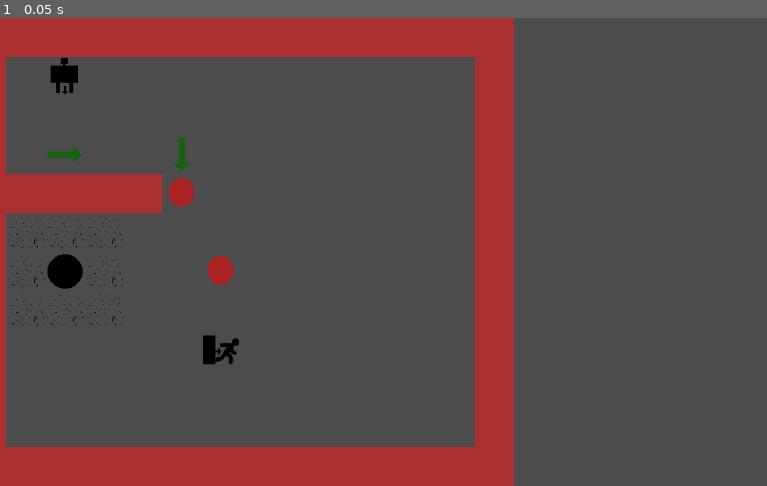
Above: before the commit, frame 1.
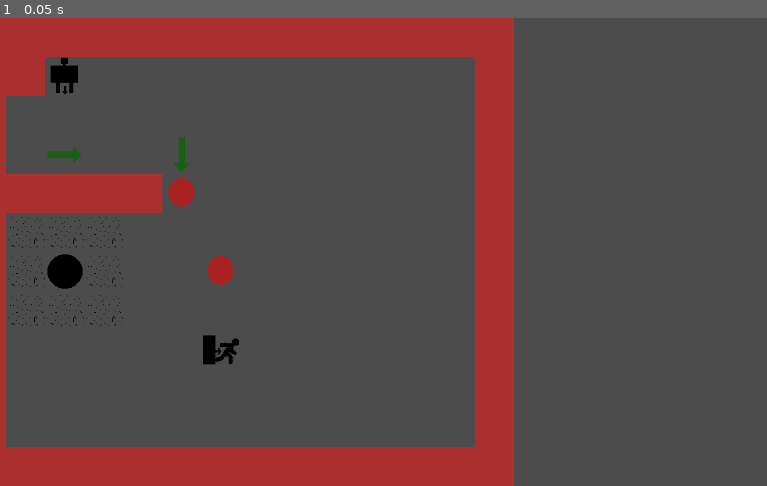
Above: after the commit, the same moment.

Repository: Gorglomux/MazeEscape
Game: Godot game, scene res://Board.tscn
Same seed, same stepped clock (60 frames per second), same inputs: the game is played once before the commit and once after it. The project has no main scene, so this scene is started directly.
Inputs:
- Up to frame 1 (0.05 s): no input

The runs differ from the first frame. In frame 1, 0.4% of the frame differs, in the area x 0-6%, y 8-17%.

Commit message:
add main scene

Diff:
--- a/MazeEscape/Board.tscn
+++ b/MazeEscape/Board.tscn
@@ -2,10 +2,8 @@
 
 [ext_resource path="res://Tileset.tres" type="TileSet" id=1]
 
-[node name="Board" type="Node2D"]
-
-[node name="Board" type="TileMap" parent="."]
+[node name="Board" type="TileMap"]
 tile_set = ExtResource( 1 )
 cell_size = Vector2( 50, 50 )
 format = 1
-tile_data = PoolIntArray( 0, 3, 0, 1, 3, 0, 2, 3, 0, 3, 3, 0, 4, 3, 0, 5, 3, 0, 6, 3, 0, 7, 3, 0, 8, 3, 0, 9, 3, 0, 10, 3, 0, 11, 3, 0, 12, 3, 0, 13, 3, 0, 65536, 3, 0, 65538, 2, 0, 65549, 3, 0, 131072, 3, 0, 131085, 3, 0, 196608, 3, 0, 196610, 6, 0, 196613, -1610612730, 0, 196621, 3, 0, 262144, 3, 0, 262145, …(595 unchanged characters)…
+tile_data = PoolIntArray( 0, 536870915, 0, 1, 3, 0, 2, 3, 0, 3, 3, 0, 4, 3, 0, 5, 3, 0, 6, 3, 0, 7, 3, 0, 8, 3, 0, 9, 3, 0, 10, 3, 0, 11, 3, 0, 12, 3, 0, 13, 3, 0, 65536, 536870915, 0, 65537, 536870915, 0, 65538, 2, 0, 65549, 3, 0, 131072, 3, 0, 131085, 3, 0, 196608, 3, 0, 196610, 8, 0, 196613, 11, 0, 196621, 3, 0, 262144, 3, 0, 262145, …(595 unchanged characters)…
--- /dev/null
+++ b/MazeEscape/Main.tscn
@@ -0,0 +1,45 @@
+[gd_scene load_steps=4 format=2]
+
+[ext_resource path="res://Menu.tscn" type="PackedScene" id=1]
+[ext_resource path="res://Board.tscn" type="PackedScene" id=2]
+[ext_resource path="res://PlayerActions.tscn" type="PackedScene" id=3]
+
+[node name="Main" type="Node2D"]
+
+[node name="VBoxContainer" type="VBoxContainer" parent="."]
+margin_right = 40.0
+margin_bottom = 698.0
+rect_min_size = Vector2( 0, 600 )
+
+[node name="MenuContainer" type="MarginContainer" parent="VBoxContainer"]
+margin_right = 40.0
+margin_bottom = 80.0
+rect_min_size = Vector2( 10, 80 )
+
+[node name="Menu" parent="VBoxContainer/MenuContainer" instance=ExtResource( 1 )]
+margin_right = 40.0
+margin_bottom = 80.0
+
+[node name="BoardContainer" type="MarginContainer" parent="VBoxContainer"]
+margin_top = 84.0
+margin_right = 40.0
+margin_bottom = 504.0
+rect_min_size = Vector2( 10, 420 )
+
+[node name="Board" parent="VBoxContainer/BoardContainer" instance=ExtResource( 2 )]
+position = Vector2( 0, -8 )
+scale = Vector2( 0.7, 0.7 )
+tile_data = PoolIntArray( 0, 536870915, 0, 1, 3, 0, 2, 3, 0, 3, 3, 0, 4, 3, 0, 5, 3, 0, 6, 3, 0, 7, 3, 0, 8, 3, 0, 9, 3, 0, 10, 3, 0, 11, 3, 0, 12, 3, 0, 13, 3, 0, 65536, 3, 0, 65538, 2, 0, 65549, 3, 0, 131072, 3, 0, 131085, 3, 0, 196608, 3, 0, 196610, 536870921, 0, 196613, 536870923, 0, 196621, 3, 0, 262144, 3, 0, 262145, 3, 0, 262146, 3, 0, 262147, 3, 0, 262148, 3, 0, 262149, 4, 0, 262157, 3, 0, 327680, 3, 0, 327681, 0, 0, 327682, 0, 0, 327683, 0, 0, 327693, 3, 0, 393216, 3, 0, 393217, 0, 0, 393218, 1, 0, 393219, 0, 0, 393222, 4, 0, 393229, 3, 0, 458752, 3, 0, 458753, 0, 0, 458754, 0, 0, 458755, 0, 0, 458765, 3, 0, 524288, 3, 0, 524294, 5, 0, 524301, 3, 0, 589824, 3, 0, 589837, 3, 0, 655360, 3, 0, 655373, 3, 0, 720896, 3, 0, 720897, 3, 0, 720898, 3, 0, 720899, 3, 0, 720900, 3, 0, 720901, 3, 0, 720902, 3, 0, 720903, 3, 0, 720904, 3, 0, 720905, 3, 0, 720906, 3, 0, 720907, 3, 0, 720908, 3, 0, 720909, 3, 0 )
+
+[node name="MarginContainer" type="MarginContainer" parent="VBoxContainer"]
+margin_top = 508.0
+margin_right = 40.0
+margin_bottom = 518.0
+rect_min_size = Vector2( 10, 10 )
+
+[node name="Control" parent="VBoxContainer/MarginContainer" instance=ExtResource( 3 )]
+anchor_right = 0.0
+anchor_bottom = 0.0
+margin_left = 0.0
+margin_right = 40.0
+margin_bottom = 10.0
--- a/MazeEscape/Menu.gd
+++ b/MazeEscape/Menu.gd
@@ -1,4 +1,4 @@
-extends Node2D
+extends Control
 signal play
 signal stop
 signal restart
--- a/MazeEscape/Menu.tscn
+++ b/MazeEscape/Menu.tscn
@@ -5,7 +5,7 @@
 [ext_resource path="res://Image menu/stop.png" type="Texture" id=3]
 [ext_resource path="res://Image menu/arrows.png" type="Texture" id=4]
 
-[node name="Menu" type="Node2D"]
+[node name="Menu" type="Control"]
 script = ExtResource( 1 )
 
 [node name="PlayButton" type="TextureButton" parent="."]
--- a/MazeEscape/Tileset.tres
+++ b/MazeEscape/Tileset.tres
@@ -1,13 +1,16 @@
-[gd_resource type="TileSet" load_steps=9 format=2]
+[gd_resource type="TileSet" load_steps=12 format=2]
 
 [ext_resource path="res://gravat.png" type="Texture" id=1]
 [ext_resource path="res://hole.png" type="Texture" id=2]
-[ext_resource path="res://player.png" type="Texture" id=3]
-[ext_resource path="res://wall.png" type="Texture" id=4]
-[ext_resource path="res://teleporteur.png" type="Texture" id=5]
-[ext_resource path="res://exit.png" type="Texture" id=6]
-[ext_resource path="res://arrow.png" type="Texture" id=7]
-[ext_resource path="res://jump.png" type="Texture" id=8]
+[ext_resource path="res://arrow_up.png" type="Texture" id=3]
+[ext_resource path="res://arrow_down.png" type="Texture" id=4]
+[ext_resource path="res://player.png" type="Texture" id=5]
+[ext_resource path="res://wall.png" type="Texture" id=6]
+[ext_resource path="res://teleporteur.png" type="Texture" id=7]
+[ext_resource path="res://exit.png" type="Texture" id=8]
+[ext_resource path="res://arrow.png" type="Texture" id=9]
+[ext_resource path="res://jump.png" type="Texture" id=10]
+[ext_resource path="res://arrow_left.png" type="Texture" id=11]
 
 [resource]
 0/name = "Gravat"
@@ -90,3 +93,43 @@
 7/navigation_offset = Vector2( 25, 25 )
 7/shapes = [  ]
 7/z_index = 0
+8/name = "Arrow_right"
+8/texture = ExtResource( 9 )
+8/tex_offset = Vector2( 0, 0 )
+8/modulate = Color( 1, 1, 1, 1 )
+8/region = Rect2( 0, 0, 50, 50 )
+8/tile_mode = 0
+8/occluder_offset = Vector2( 25, 25 )
+8/navigation_offset = Vector2( 25, 25 )
+8/shapes = [  ]
+8/z_index = 0
+9/name = "Arrow_left"
+9/texture = ExtResource( 11 )
+9/tex_offset = Vector2( 0, 0 )
+9/modulate = Color( 1, 1, 1, 1 )
+9/region = Rect2( 0, 0, 50, 50 )
+9/tile_mode = 0
+9/occluder_offset = Vector2( 25, 25 )
+9/navigation_offset = Vector2( 25, 25 )
+9/shapes = [  ]
+9/z_index = 0
+10/name = "Arrow_up"
+10/texture = ExtResource( 3 )
+10/tex_offset = Vector2( 0, 0 )
+10/modulate = Color( 1, 1, 1, 1 )
+10/region = Rect2( 0, 0, 50, 50 )
+10/tile_mode = 0
+10/occluder_offset = Vector2( 25, 25 )
+10/navigation_offset = Vector2( 25, 25 )
+10/shapes = [  ]
+10/z_index = 0
+11/name = "Arrow_down"
+11/texture = ExtResource( 4 )
+11/tex_offset = Vector2( 0, 0 )
+11/modulate = Color( 1, 1, 1, 1 )
+11/region = Rect2( 0, 0, 50, 50 )
+11/tile_mode = 0
+11/occluder_offset = Vector2( 25, 25 )
+11/navigation_offset = Vector2( 25, 25 )
+11/shapes = [  ]
+11/z_index = 0
--- a/MazeEscape/Tileset.tscn
+++ b/MazeEscape/Tileset.tscn
@@ -7,7 +7,10 @@
 [ext_resource path="res://teleporteur.png" type="Texture" id=5]
 [ext_resource path="res://exit.png" type="Texture" id=6]
 [ext_resource path="res://arrow.png" type="Texture" id=7]
-[ext_resource path="res://jump.png" type="Texture" id=8]
+[ext_resource path="res://arrow_left.png" type="Texture" id=8]
+[ext_resource path="res://arrow_up.png" type="Texture" id=9]
+[ext_resource path="res://arrow_down.png" type="Texture" id=10]
+[ext_resource path="res://jump.png" type="Texture" id=11]
 
 [node name="Tileset" type="Node2D"]
 
@@ -29,8 +32,17 @@
 [node name="Exit" type="Sprite" parent="."]
 texture = ExtResource( 6 )
 
-[node name="Arrow" type="Sprite" parent="."]
+[node name="Arrow_right" type="Sprite" parent="."]
 texture = ExtResource( 7 )
 
+[node name="Arrow_left" type="Sprite" parent="."]
+texture = ExtResource( 8 )
+
+[node name="Arrow_up" type="Sprite" parent="."]
+texture = ExtResource( 9 )
+
+[node name="Arrow_down" type="Sprite" parent="."]
+texture = ExtResource( 10 )
+
 [node name="Jump" type="Sprite" parent="."]
-texture = ExtResource( 8 )
+texture = ExtResource( 11 )
Not shown: 6 places in MazeEscape/Tileset.tres that only renumber resources
Not shown: 1 places in MazeEscape/Tileset.tscn that only renumber resources
Binary file added: MazeEscape/arrow_down.aseprite
Binary file added: MazeEscape/arrow_down.png
Not shown, added: MazeEscape/arrow_down.png.import
Binary file added: MazeEscape/arrow_left.aseprite
Binary file added: MazeEscape/arrow_left.png
Not shown, added: MazeEscape/arrow_left.png.import
Binary file added: MazeEscape/arrow_right.aseprite
Binary file added: MazeEscape/arrow_right.png
Not shown, added: MazeEscape/arrow_right.png.import
Binary file added: MazeEscape/arrow_up.aseprite
(and 2 more such lines)
